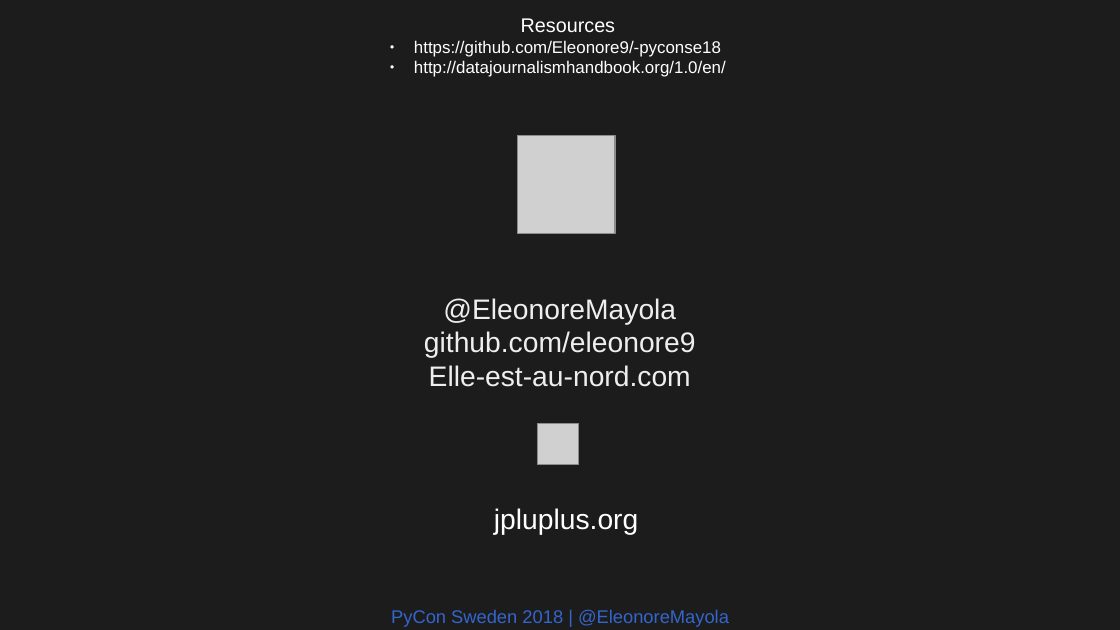
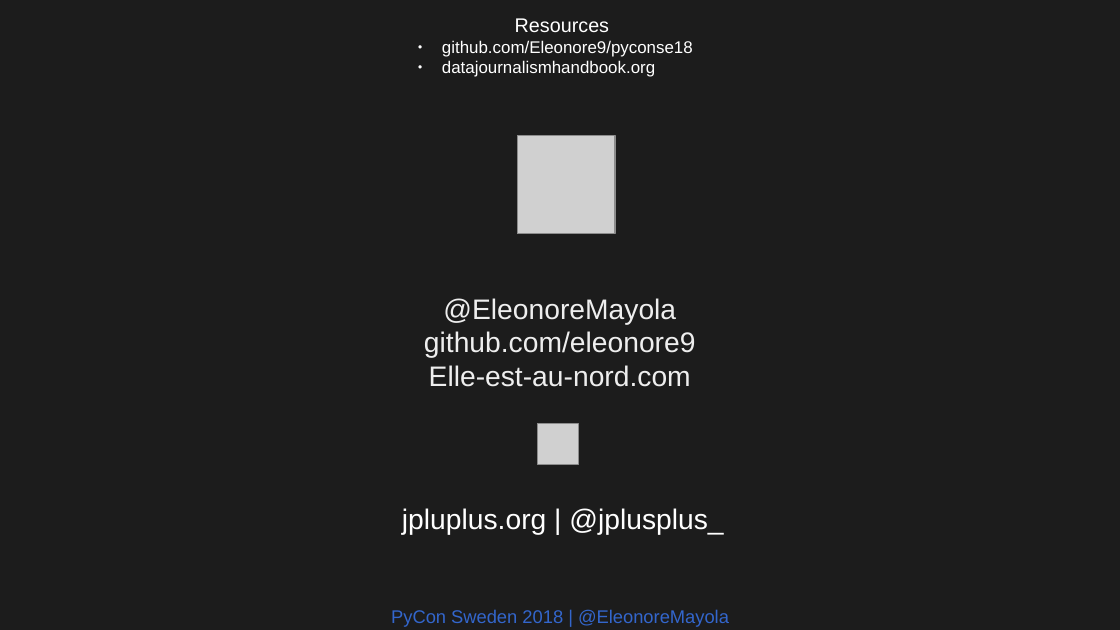
Before and after one commit to Eleonore9/-pyconse18, a slide deck: slide 27 of pyconse2018.odp (slide 28 before the commit). Drawn at 1120x630 pixels with LibreOffice and Linux fonts; fonts in the diff are those of the drawing; grey boxes stand for pictures. Boxes give left, top, right and bottom in pixels: in the first picture for what was removed or moved away, otherwise in the second. Text is boxed around its words. In the diff, an @@ line names an element or a change of style, - is before the commit and + after.

```diff
--- a/pyconse2018.odp
+++ b/pyconse2018.odp
@@ text "Resources": place and size @@
-text "Resources" at (414, 18, 726, 77)
+text "Resources" at (442, 18, 693, 77)
@@ text at (442, 40, 693, 77): text changed @@
-● https://github.com/Eleonore9/-pyconse18
-● http://datajournalismhandbook.org/1.0/en/
+● github.com/Eleonore9/pyconse18
+● datajournalismhandbook.org
@@ text at (402, 508, 723, 534): text changed @@
-jpluplus.org
+jpluplus.org | @jplusplus_
```
Also in this commit, not shown: 20 other slides changed, 5 slides added, 6 slides removed, 4 other files.
